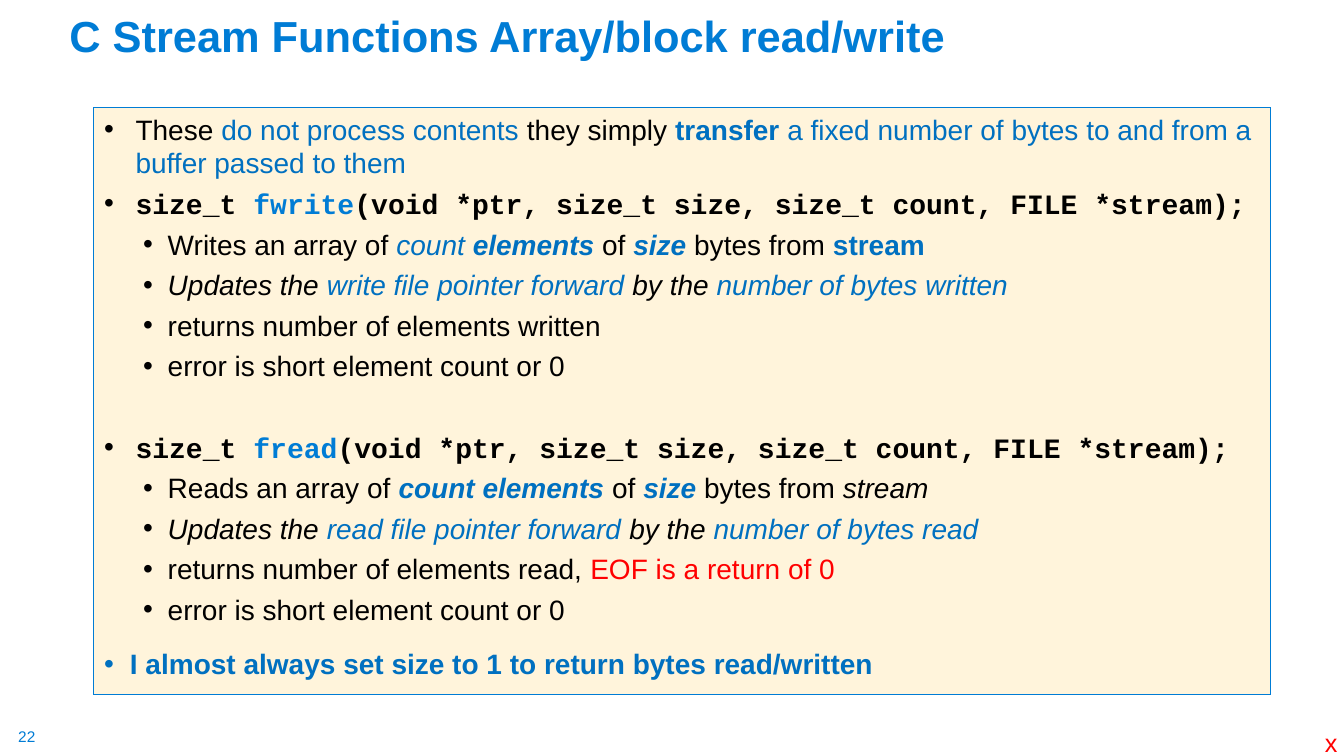
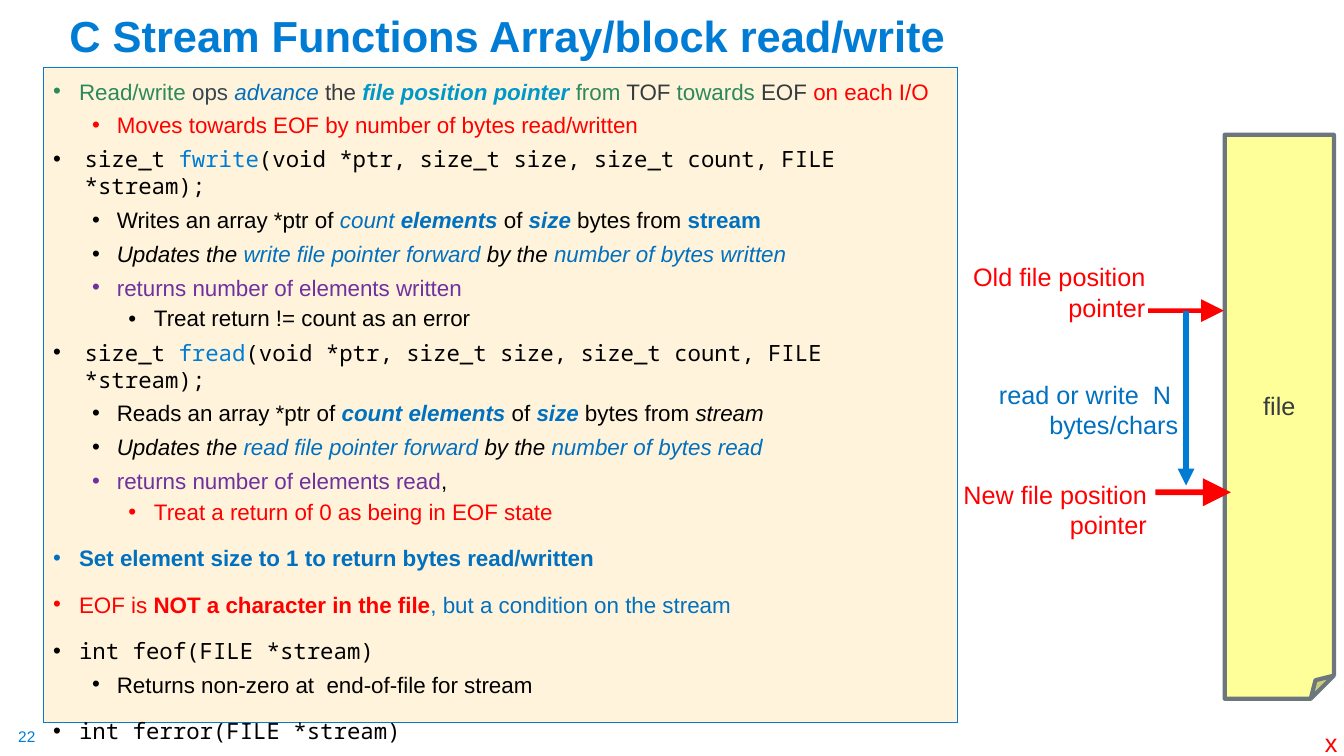
Before and after one commit to cse30-fa22/Muller_CSE30_Lecture_Slides, a slide deck: slide 22 of 10_Assm_Part5.pptx. Drawn at 1344x756 pixels with LibreOffice and Linux fonts; fonts in the diff are those of the drawing. Boxes give left, top, right and bottom in pixels: in the first picture for what was removed or moved away, otherwise in the second. Text is boxed around its words. In the diff, an @@ line names an element or a change of style, - is before the commit and + after.

```diff
--- a/10_Assm_Part5.pptx
+++ b/10_Assm_Part5.pptx
@@ text "Read/write ops advance the file ..." resized from (x1=94, y1=107, x2=1270, y2=695) to (x1=43, y1=68, x2=958, y2=723) @@
@@ text at (x1=79, y1=83, x2=929, y2=138): text changed; size 20 to 16 pt; text colour #0070C0 to #FF0000 @@
-  • These do not process contents they simply transfer a fixed number of bytes to and from a buffer passed to them
+• Read/write ops advance the file position pointer from TOF towards EOF on each I/O
+  • Moves towards EOF by number of bytes read/written
@@ folded corner added at (x1=1225, y1=135, x2=1334, y2=699), fill #FFFF99, outline #6B767D 3 pt, 18 pt, text #363B3E @@
+file
@@ text at (x1=85, y1=150, x2=835, y2=460): size 20 to 16 pt in "size_t fwrite(void *ptr, size_t size, size_t count, ...", "Updates the write file pointer forward by ...", "returns number of elements written", "size_t fread(void *ptr, size_t size, size_t count, ..." and 1 more places; font Courier New to Noto Sans Mono, bold off in "size_t fwrite(void *ptr, size_t size, size_t count, ...", "size_t fread(void *ptr, size_t size, size_t count, ..."; text colour #000000 to #7030A0 in "returns number of elements written" @@
@@ text at (x1=117, y1=211, x2=761, y2=233): text changed; size 20 to 16 pt @@
-  • Writes an array of count elements of size bytes from stream
+  • Writes an array *ptr of count elements of size bytes from stream
@@ text added at (x1=973, y1=267, x2=1145, y2=322), 18 pt, text #FF0000 @@
+Old file position pointer
@@ text at (x1=154, y1=310, x2=470, y2=327): text changed; size 20 to 16 pt @@
-  • error is short element count or 0
+    • Treat return != count as an error
@@ arrow added from (1148, 311) to (1224, 311), #FF0000 3.25 pt @@
@@ arrow added from (1187, 311) to (1187, 486), #007CD5 4 pt @@
@@ text added at (x1=999, y1=385, x2=1178, y2=440), 18 pt, text #0070C0 @@
+read or write N
+bytes/chars
@@ text at (x1=117, y1=404, x2=764, y2=426): text changed; size 20 to 16 pt @@
-  • Reads an array of count elements of size bytes from stream
+  • Reads an array *ptr of count elements of size bytes from stream
@@ text at (x1=79, y1=472, x2=730, y2=694): text changed; size 20 to 16 pt @@
-  • returns number of elements read, EOF is a return of 0
-  • error is short element count or 0
-• I almost always set size to 1 to return bytes read/written
+  • returns number of elements read,
+    • Treat a return of 0 as being in EOF state
+• Set element size to 1 to return bytes read/written
+• EOF is NOT a character in the file, but a condition on the stream
+• int feof(FILE *stream)
+  • Returns non-zero at end-of-file for stream
+• int ferror(FILE *stream)
+  • Returns non-zero if error for stream
@@ text added at (x1=963, y1=485, x2=1147, y2=540), 18 pt, text #FF0000 @@
+New file position pointer
@@ arrow added from (1155, 492) to (1231, 492), #FF0000 4 pt @@
```
Also in this commit, not shown: 13 other slides changed, 1 slide added, 1 other file.
